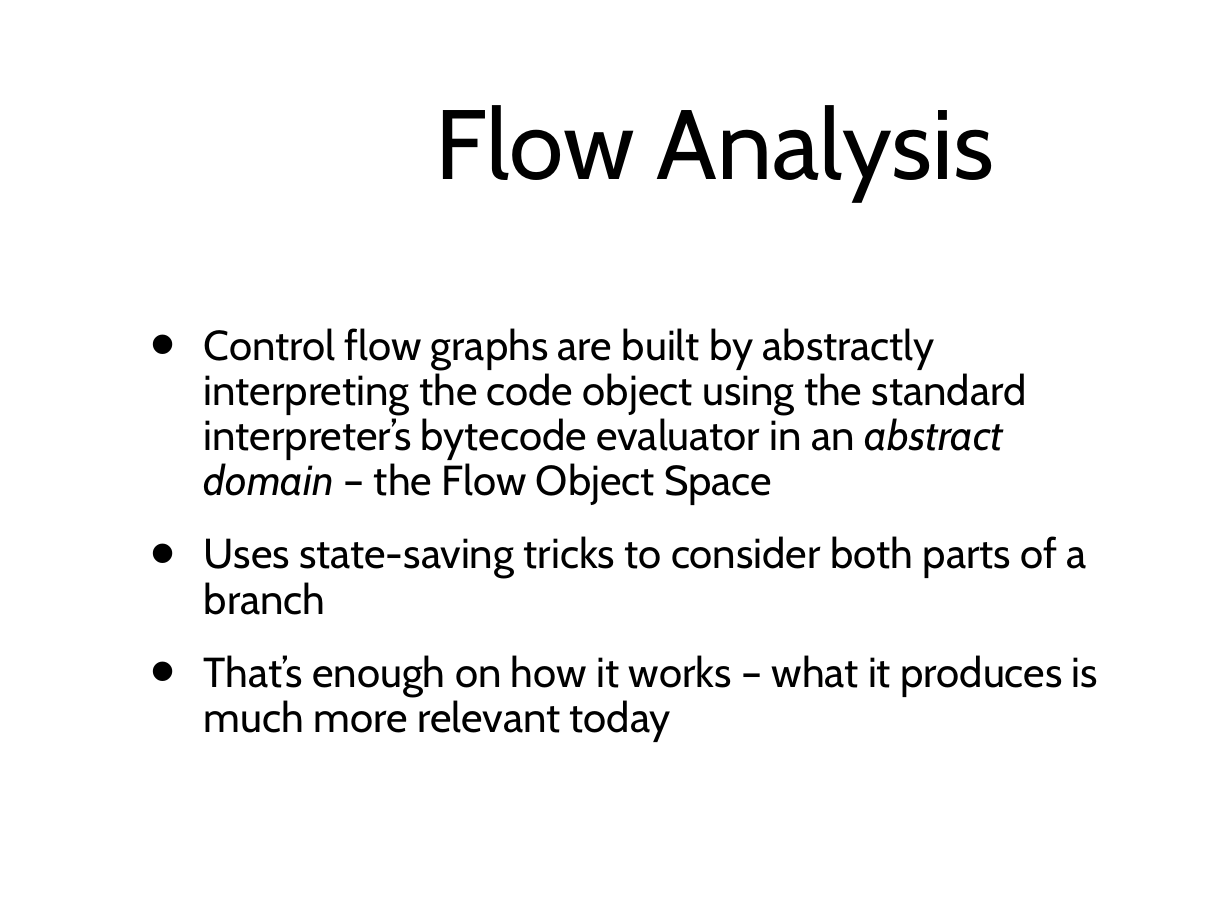
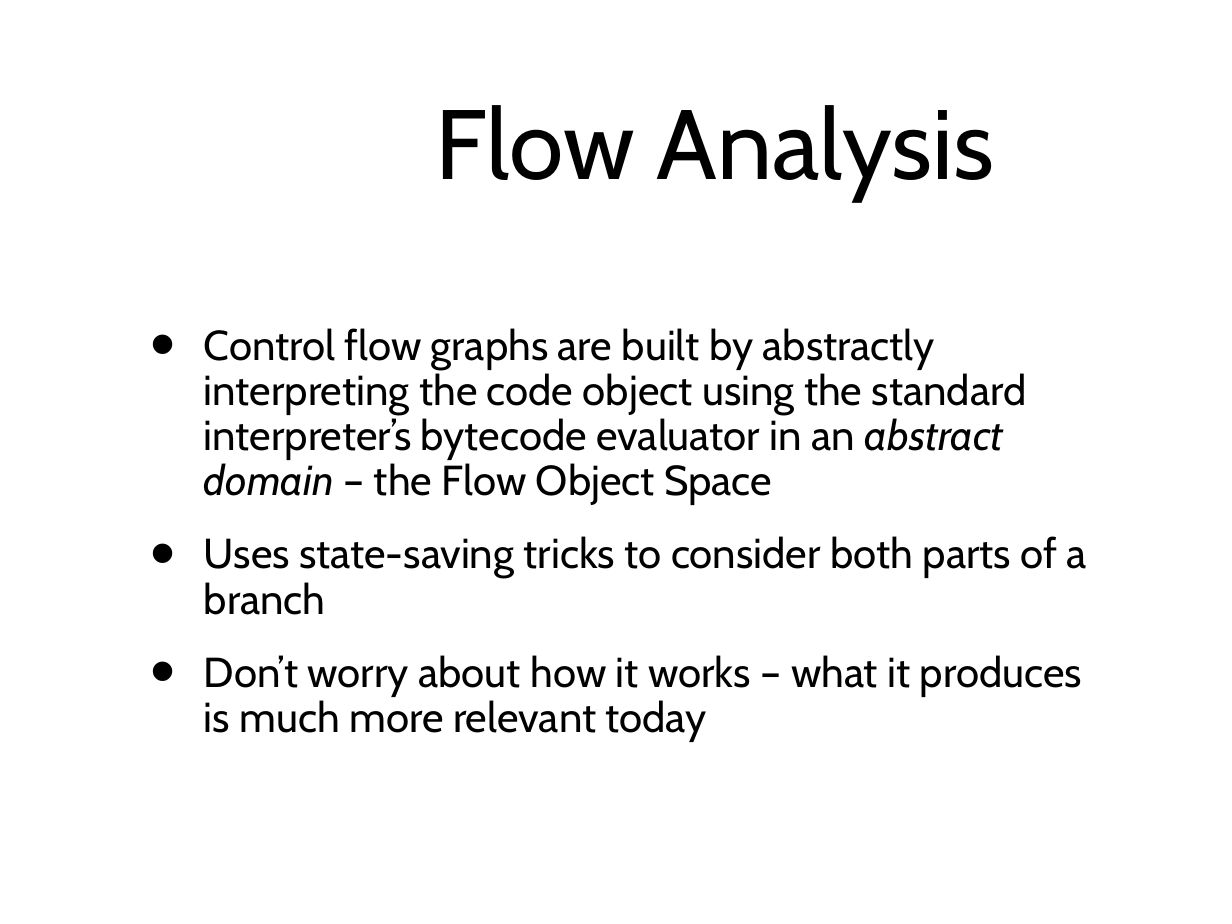
Before and after one commit to wdv4758h/pypy-extradoc, a slide deck: slide 19 of talk/sprint-introduction.ppt (slide 14 before the commit). Drawn at 1232x924 pixels with LibreOffice and Linux fonts; fonts in the diff are those of the drawing; background and template pictures are left out. Boxes give left, top, right and bottom in pixels: in the first picture for what was removed or moved away, otherwise in the second. Text is boxed around its words. In the diff, an @@ line names an element or a change of style, - is before the commit and + after.

```diff
--- a/talk/sprint-introduction.ppt
+++ b/talk/sprint-introduction.ppt
@@ text at <box>204,655,1082,742</box>: text changed @@
-• That’s enough on how it works – what it produces is much more relevant today
+• Don’t worry about how it works – what it produces is much more relevant today
```
Also in this commit, not shown: 10 other slides changed, 10 slides added, 1 slide removed, 28 other files.
